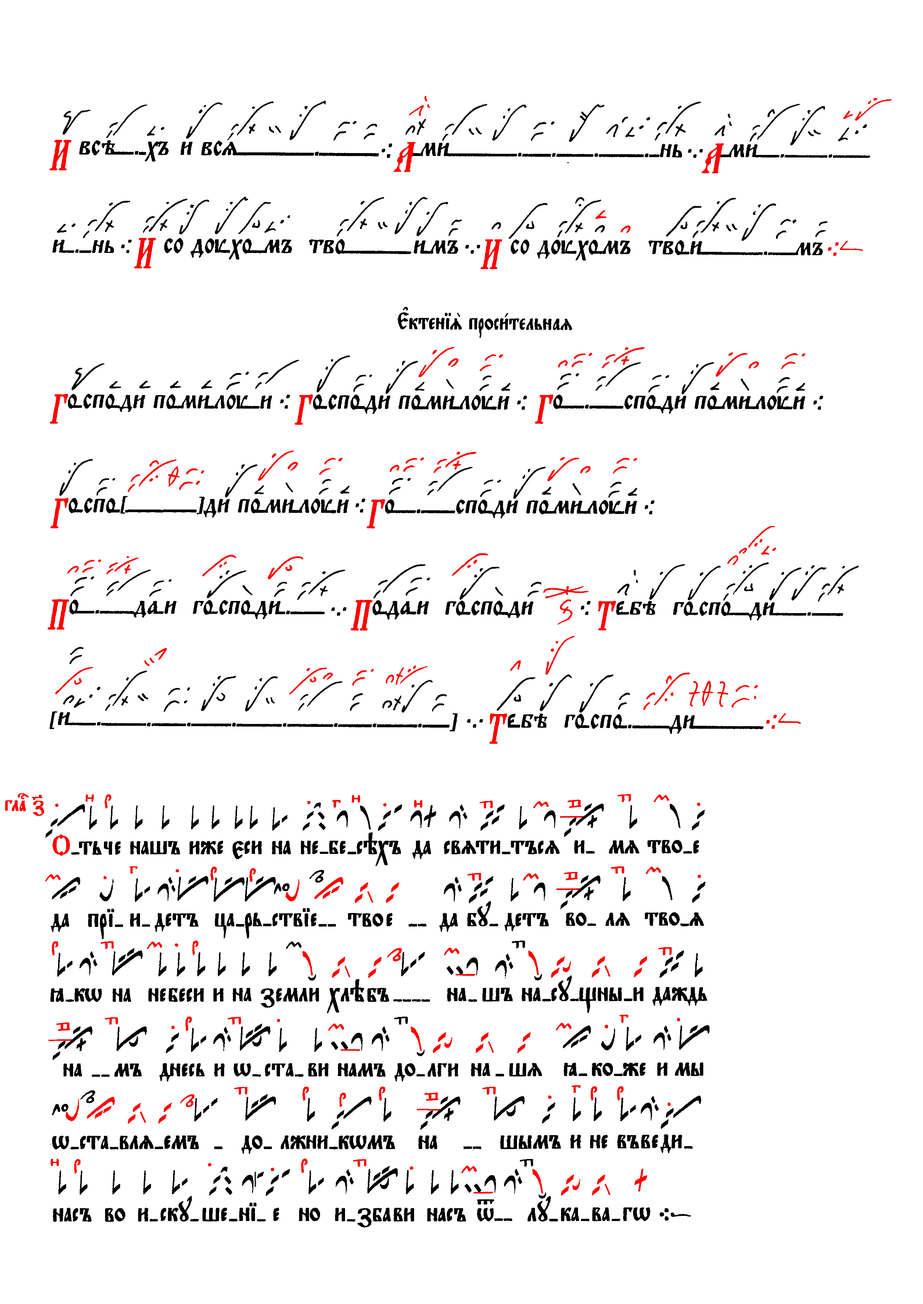
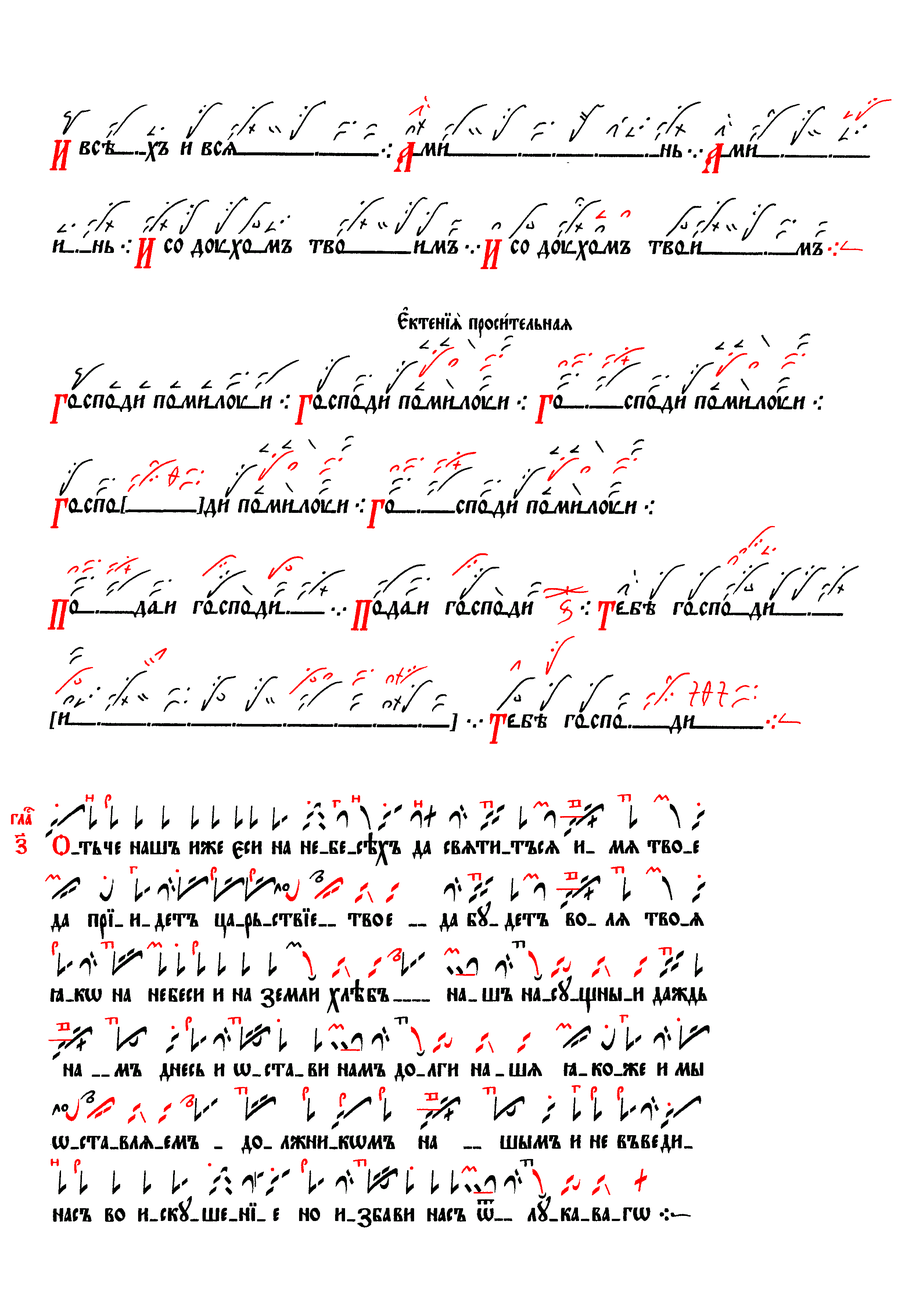
Before/after of a 923 × 1304 layered artwork. What changed in the layer stack:
painted on "Червила" over [5, 210, 631, 855]
painted on "Чернила" over [258, 333, 810, 497]
